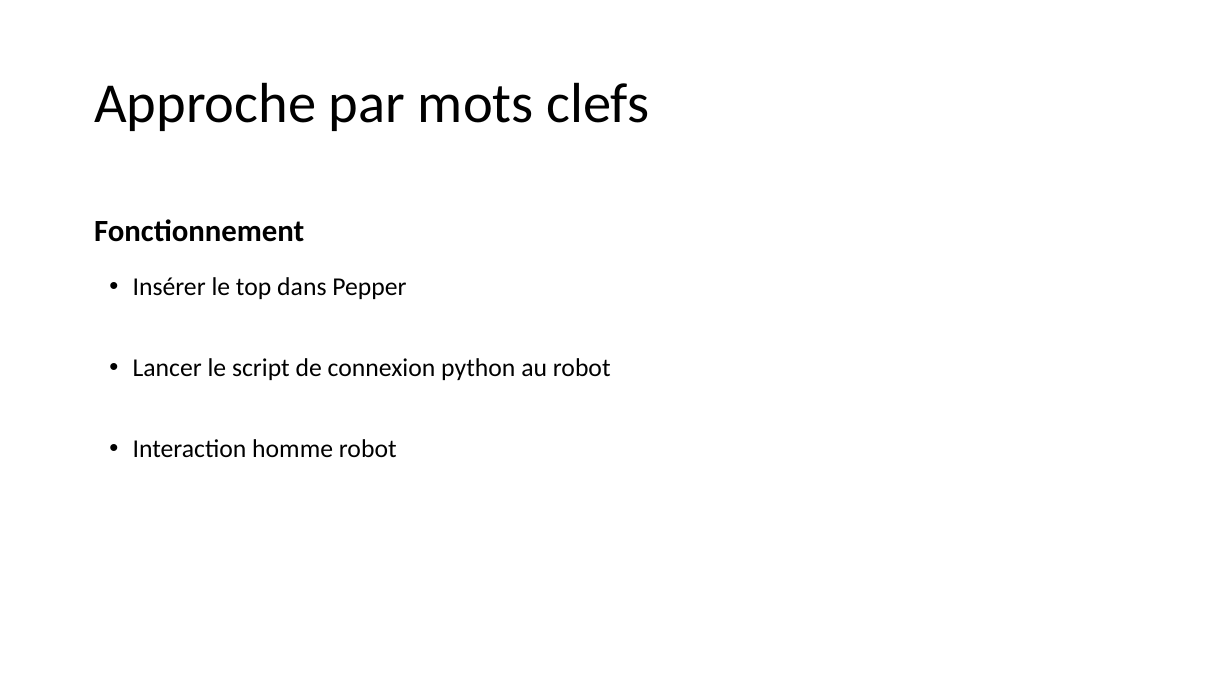
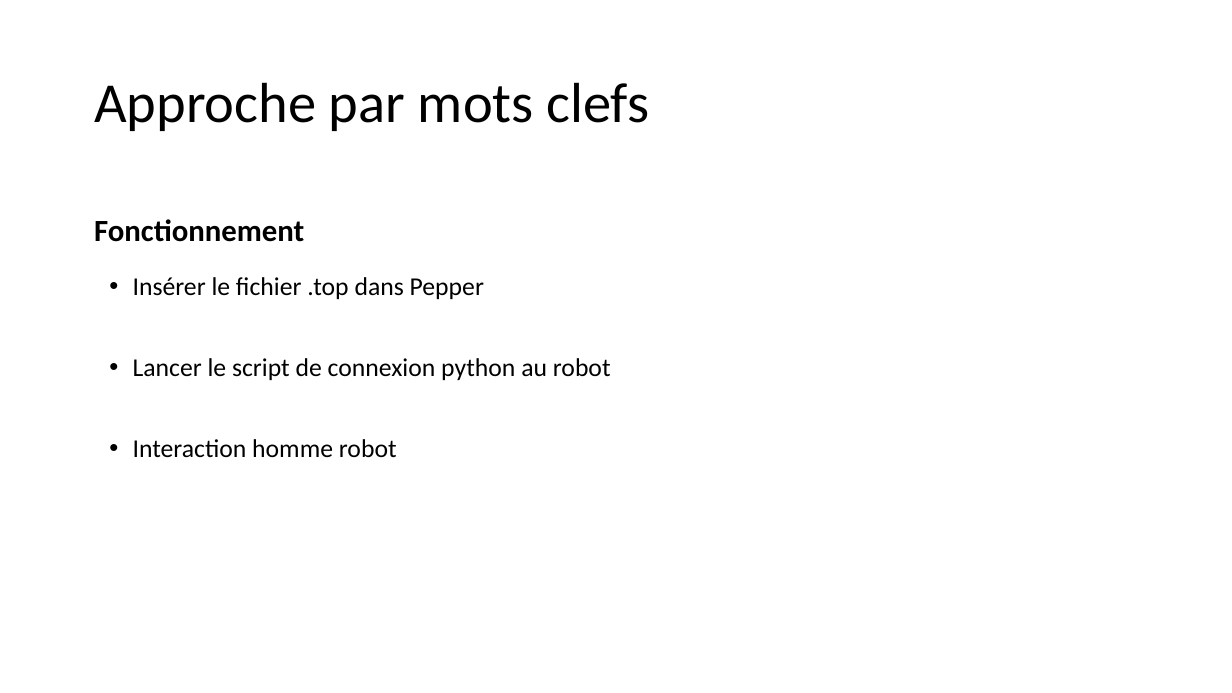
Before and after one commit to PorteAntoine/IHM_PEPPER_CPE2017, a slide deck: slide 11 of Rapport/Diapo_ihm_pepper.pptx. Drawn at 1232x693 pixels with LibreOffice and Linux fonts; fonts in the diff are those of the drawing; background and template pictures are left out. Boxes give left, top, right and bottom in pixels: in the first picture for what was removed or moved away, otherwise in the second. Text is boxed around its words. In the diff, an @@ line names an element or a change of style, - is before the commit and + after.

```diff
--- a/Rapport/Diapo_ihm_pepper.pptx
+++ b/Rapport/Diapo_ihm_pepper.pptx
@@ text at box(133, 277, 484, 299): text changed @@
-• Insérer le top dans Pepper
+• Insérer le fichier .top dans Pepper
```
Also in this commit, not shown: 9 other slides changed, 3 slides added, 1 slide removed.
